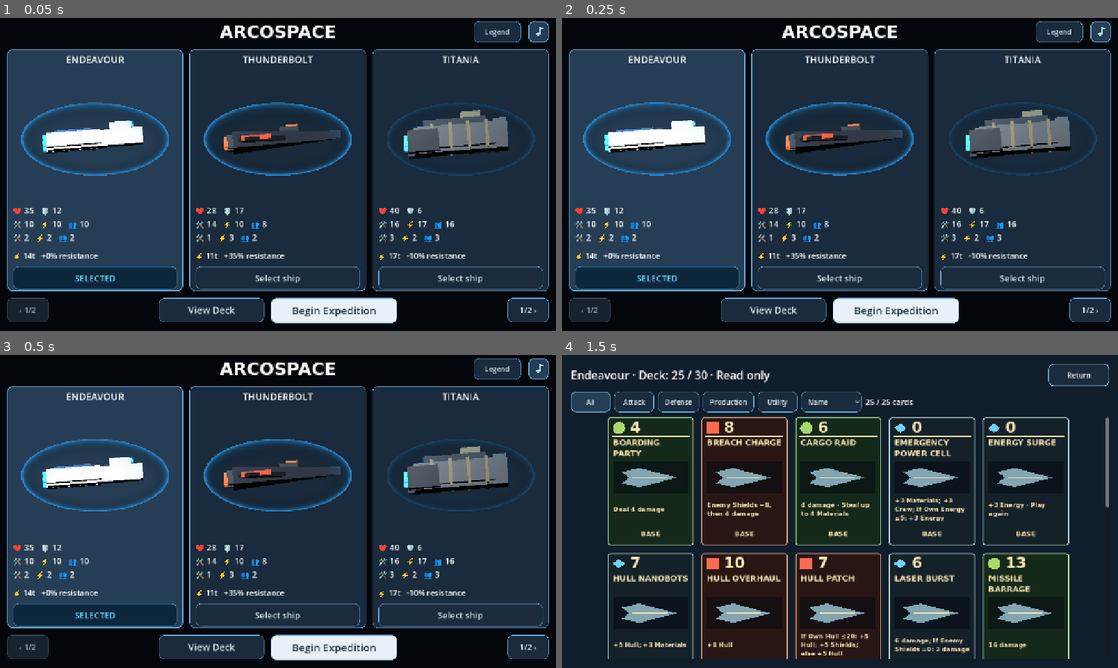
Above: before the commit, frames 1-4 (two rows, left to right).
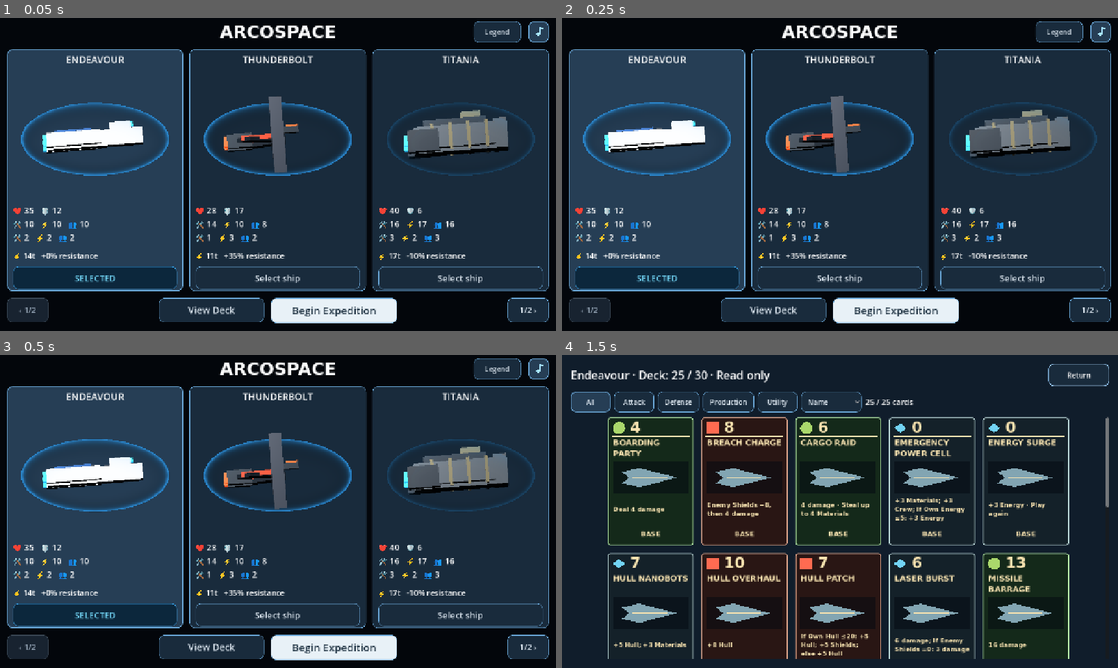
Above: after the commit, the same moments.

Repository: RPGMaster2000/arcospace
Game: Godot game, scene res://scenes/battle_setup.tscn
Two runs of this game, one before a commit and one after it. Both use one fixed random seed, a clock stepped at 60 frames per second and the inputs below. Sound files missing from this copy of the repository are replaced by a short silence.
Inputs:
- Up to frame 1 (0.05 s): no input
- Up to frame 2 (0.25 s): no input
- Up to frame 3 (0.5 s): no input
- Up to frame 4 (1.5 s): click "Begin Expedition" at 0.5 s; click "Deck" at 1.25 s

The runs differ from the first frame. In frame 1, 0.9% of the frame differs, in the area x 41-62%, y 25-50%; in frame 2, 0.9%; in frame 3, 0.9%, in the area x 41-62%, y 24-50%; in frame 4, nothing differs.

Commit message:
Make interceptor wedge directly editable as an isolated native mesh

Diff:
--- a/scenes/ships/thunderbolt.tscn
+++ b/scenes/ships/thunderbolt.tscn
@@ -30,9 +30,9 @@
 emission = Color(1, 0.28, 0.06, 1)
 emission_energy_multiplier = 1.0
 
-[sub_resource type="BoxMesh" id="Mesh0"]
+[sub_resource type="PrismMesh" id="Mesh0"]
 resource_local_to_scene = true
-size = Vector3(3.2, 0.36, 0.7)
+size = Vector3(2.3, 3.25, 0.38)
 
 [sub_resource type="BoxMesh" id="Mesh1"]
 resource_local_to_scene = true
@@ -91,7 +91,7 @@
 
 [node name="Ship" type="Node3D"]
 script = ExtResource("Controller")
-pointed_hull = true
+pointed_hull = false
 
 [node name="Body" type="Node3D" parent="."]
 rotation = Vector3(-0.35, 0, 0.08)
@@ -99,10 +99,9 @@
 [node name="Details" type="Node3D" parent="Body"]
 
 [node name="Hull" type="MeshInstance3D" parent="Body"]
+transform = Transform3D(0, 0, -1, 1, 0, 0, 0, -1, 0, 0, 0, 0)
 mesh = SubResource("Mesh0")
 material_override = SubResource("HullMaterial")
-position = Vector3(0, 0, 0)
-rotation = Vector3(0, 0, 0)
 
 [node name="SweptWingPort" type="MeshInstance3D" parent="Body/Details"]
 mesh = SubResource("Mesh1")
--- a/tests/ship_models_test.gd
+++ b/tests/ship_models_test.gd
@@ -52,8 +52,8 @@
 		var mesh_b: MeshInstance3D = second.get_node("Body/Hull")
 		check(mesh_a.mesh != mesh_b.mesh, "Geometry isolated between instances")
 		var original_size: Vector3 = mesh_b.mesh.get_aabb().size
-		# Box hulls are editable resources; the interceptor builds a fresh ArrayMesh per instance.
-		if mesh_a.mesh is BoxMesh:
+		# Primitive hull resources remain independently editable, including the interceptor wedge.
+		if mesh_a.mesh is BoxMesh or mesh_a.mesh is PrismMesh:
 			mesh_a.mesh.size *= 0.5
 			check(mesh_b.mesh.get_aabb().size == original_size, "Geometry edit stays local")
 		var original_color: Color = second.hull_material.albedo_color
Not shown, changed: docs/unique-ship-models.md
